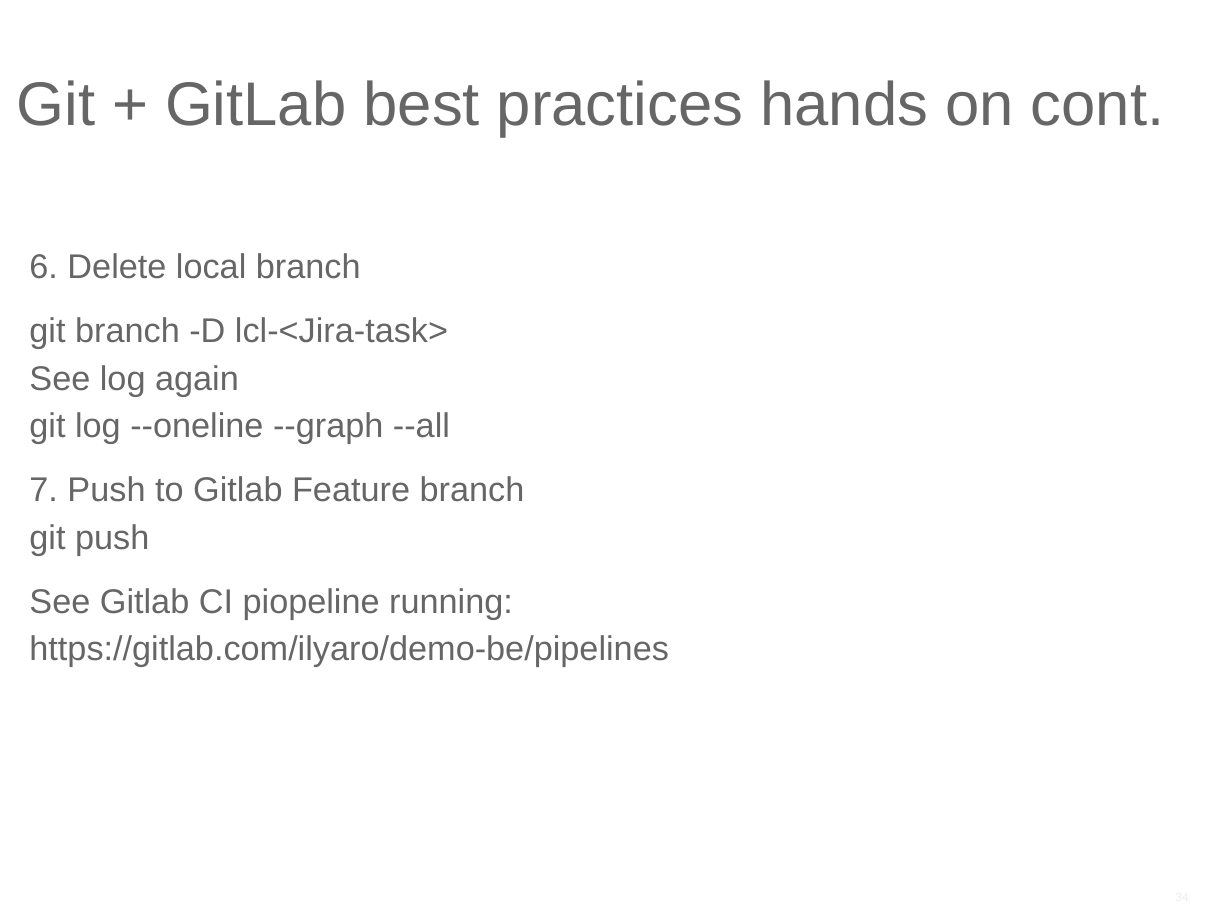
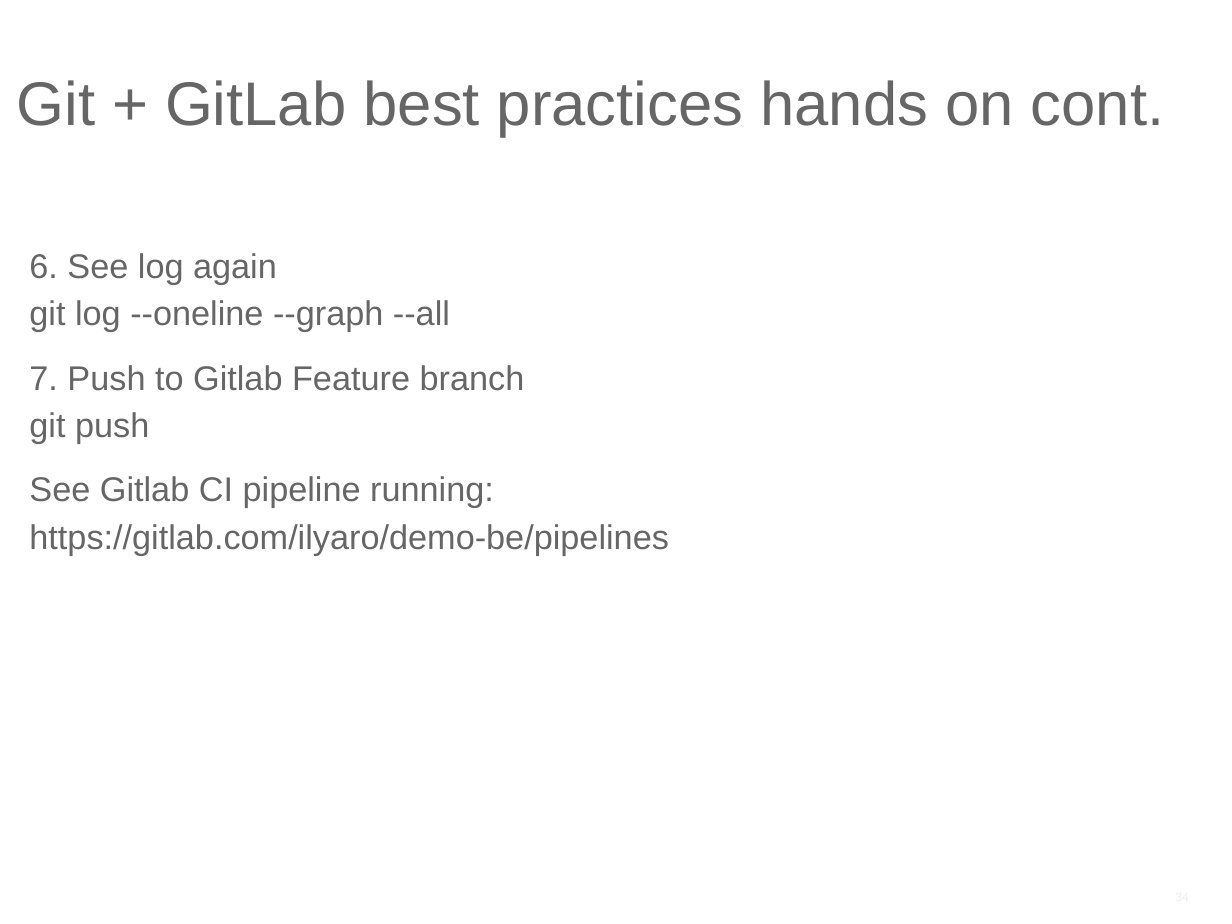
Before and after one commit to ilyaro/mysite, a slide deck: slide 34 of WorkStuff/Courses/Git/Git_Gitlab_Best_Practices/Git_Gitlab_BestPractices.pptx. Drawn at 1232x924 pixels with LibreOffice and Linux fonts; fonts in the diff are those of the drawing. Boxes give left, top, right and bottom in pixels: in the first picture for what was removed or moved away, otherwise in the second. Text is boxed around its words. In the diff, an @@ line names an element or a change of style, - is before the commit and + after.

Commit message:
last version of best practices from CKP

```diff
--- a/WorkStuff/Courses/Git/Git_Gitlab_Best_Practices/Git_Gitlab_BestPractices.pptx
+++ b/WorkStuff/Courses/Git/Git_Gitlab_Best_Practices/Git_Gitlab_BestPractices.pptx
@@ text at (29, 253, 450, 332): text changed @@
-6. Delete local branch
-git branch -D lcl-<Jira-task>
-See log again
-git log --oneline --graph --all
+6. See log again
+git log --oneline --graph --all
@@ text at (29, 476, 669, 555): text changed @@
-See Gitlab CI piopeline running:
-https://gitlab.com/ilyaro/demo-be/pipelines
+See Gitlab CI pipeline running:
+https://gitlab.com/ilyaro/demo-be/pipelines
```
Also in this commit, not shown: 14 other slides changed, 6 slides added, 1 slide removed.
